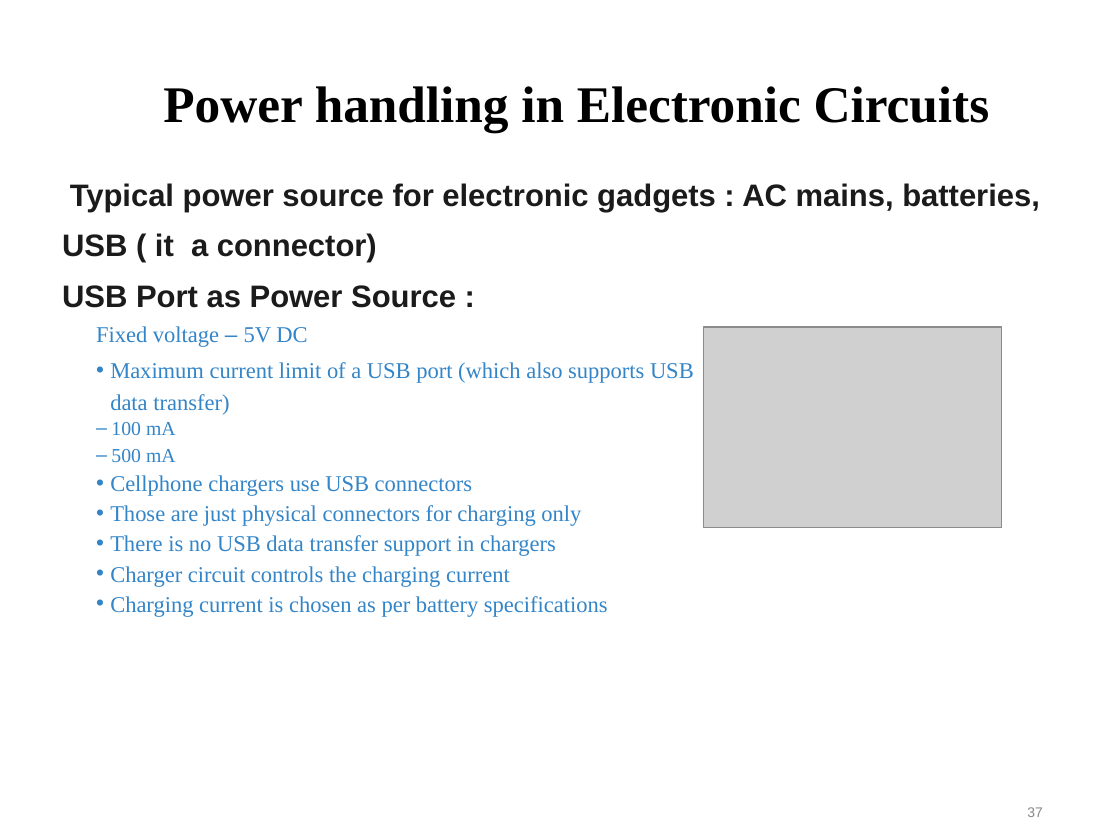
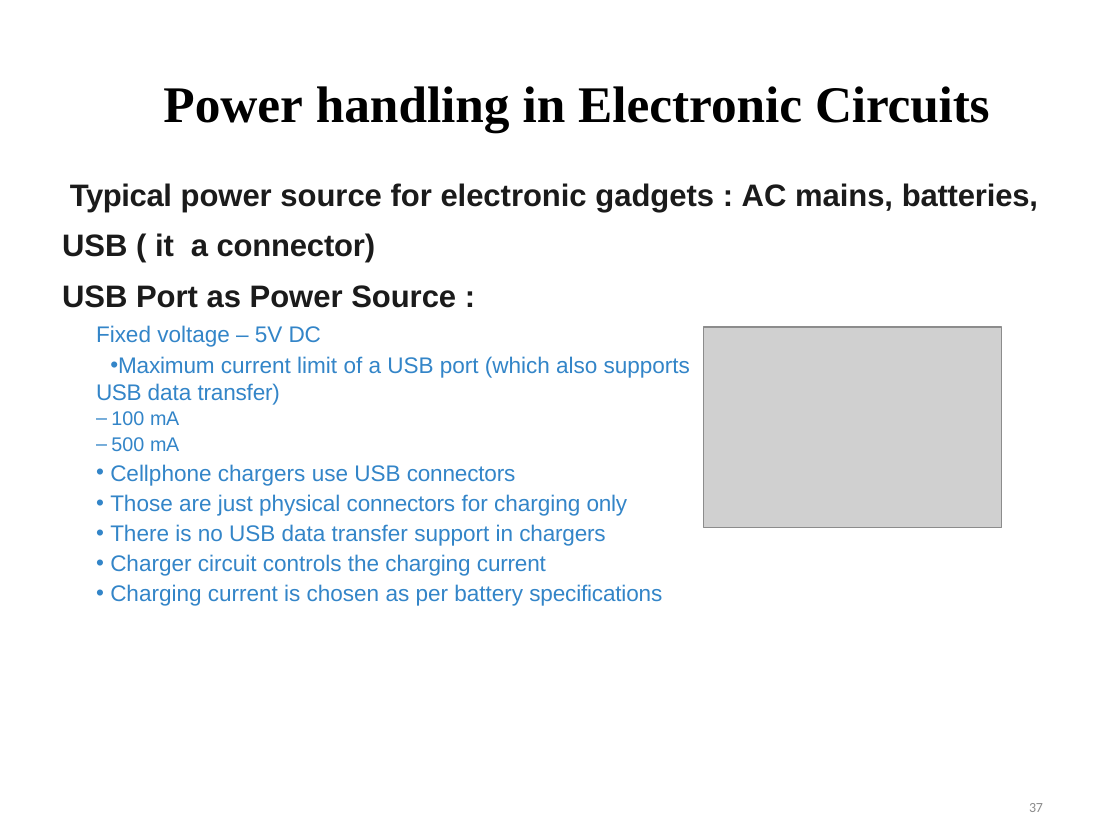
Before and after one commit to najnin26/Internet-of-Things-IoT, a slide deck: slide 37 of Chapter_5_IoT_device_components.pptx. Drawn at 1120x840 pixels with LibreOffice and Linux fonts; fonts in the diff are those of the drawing; grey boxes stand for pictures. Boxes give left, top, right and bottom in pixels: in the first picture for what was removed or moved away, otherwise in the second. Text is boxed around its words. In the diff, an @@ line names an element or a change of style, - is before the commit and + after.

```diff
--- a/Chapter_5_IoT_device_components.pptx
+++ b/Chapter_5_IoT_device_components.pptx
@@ title "Power handling in Electronic Circuits" at (x1=163, y1=86, x2=990, y2=133): letter spacing 0 to -0.1 pt in "Circuits"; more space between paragraphs @@
@@ text "Typical power source for electronic ..." at (x1=62, y1=183, x2=1038, y2=606): letter spacing 0 to -0.2 pt in "Typical", "DC", "USB", "mA" and 2 more places; letter spacing 0 to -0.1 pt in "batteries, connector)", "Maximum transfer)", "connectors", "connectors" and 3 more places; letter spacing 0 to -0.5 pt in ":"; font Times New Roman to Arial in "Fixed voltage 5V DC", "Maximum current limit of a USB port ...", "100 mA", "500 mA" and 5 more places; more space between paragraphs; indent changed; line spacing 1.16 to 18.6pt @@
@@ page number at (x1=1029, y1=803, x2=1043, y2=812): font Arial to Calibri, text colour #888888 to #8C8C8C, letter spacing 0 to -0.2 pt; line spacing 2.32 to 20.9pt @@
```
Also in this commit, not shown: 57 other slides changed.
